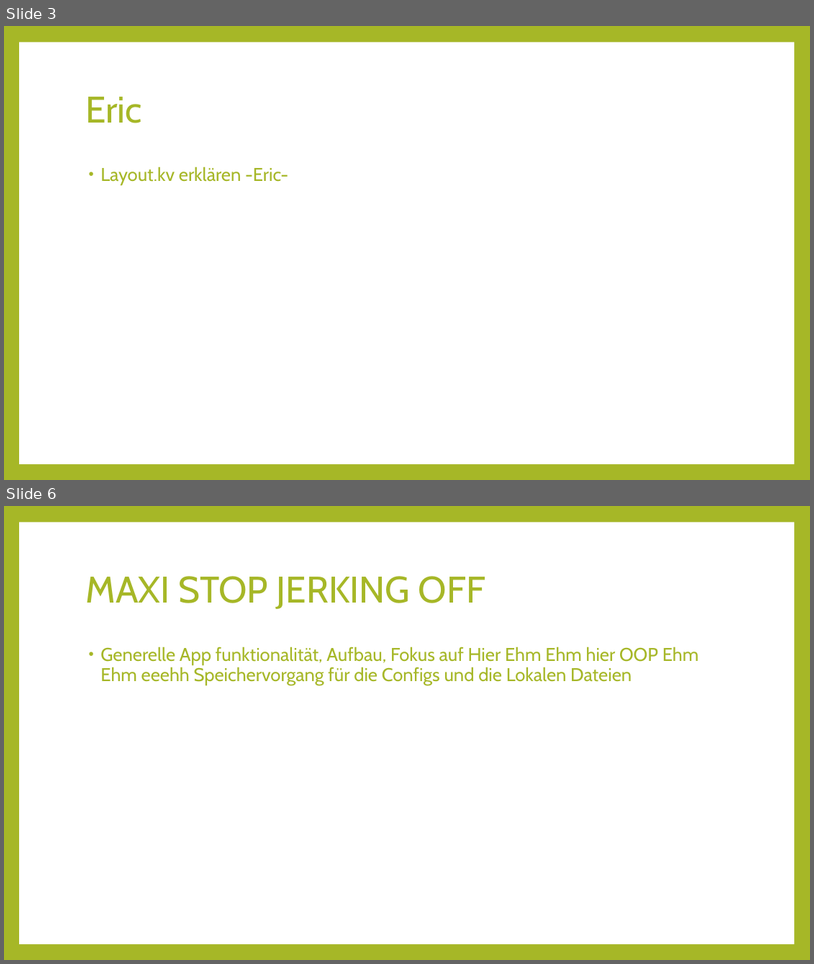
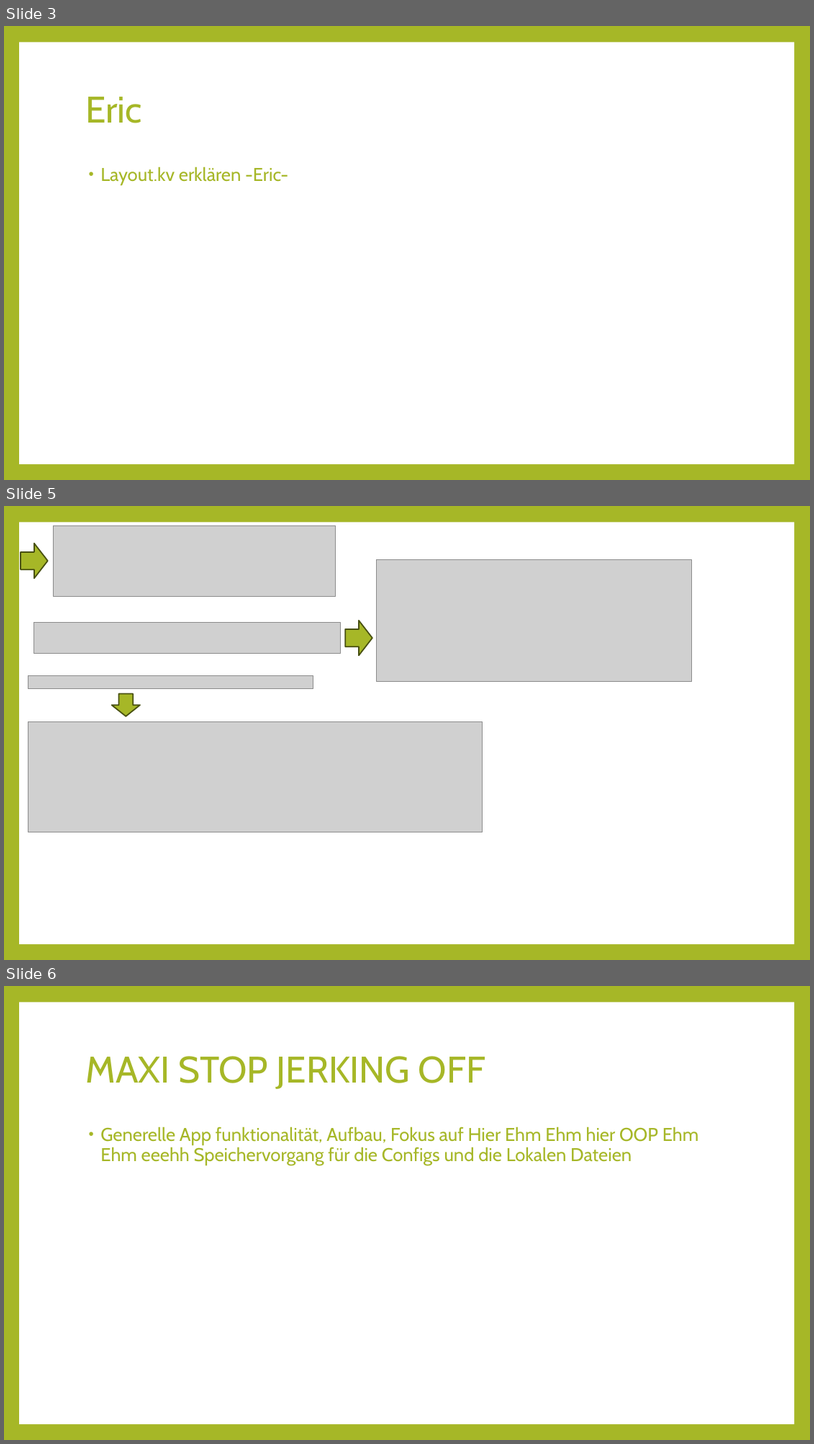
Before and after one commit to errorsHurt/KivyTodoList, a slide deck: Dokumentation/Kivy Präsi.pptx. Shown one above the other, each under a label of ours: slides 3 and 6 before the commit, slides 3, 5 and 6 after it; the slides between them are not shown. The pictures are 814x964 and 814x1444 pixels, drawn with LibreOffice and Linux fonts; fonts in the diff are those of the drawing; grey boxes stand for pictures. Boxes give left, top, right and bottom in pixels: in the first picture for what was removed or moved away, otherwise in the second. Text is boxed around its words. In the diff, an @@ line names an element or a change of style, - is before the commit and + after.

```diff
--- a/Dokumentation/Kivy Präsi.pptx
+++ b/Dokumentation/Kivy Präsi.pptx
@@ slide 5 added at [4,506,810,960], background #A6B727; not listed: 1 template element that a slide beside it also shows @@
@@ picture added at [53,525,335,596] @@
@@ right arrow added at [21,543,47,579], fill #A6B727, outline #495011 1.5 pt @@
@@ picture added at [377,560,692,682] @@
@@ picture added at [34,623,340,654] @@
@@ right arrow added at [345,620,373,656], fill #A6B727, outline #495011 1.5 pt @@
@@ picture added at [28,676,313,690] @@
@@ right arrow added at [112,693,140,716], fill #A6B727, outline #495011 1.5 pt @@
@@ picture added at [28,722,483,832] @@
```
Also in this commit, not shown: 1 slide changed, 1 slide removed.
